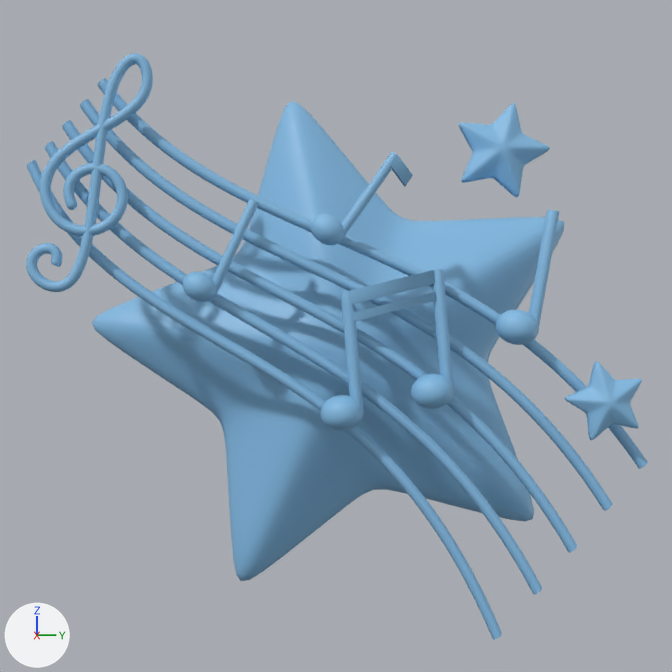
What one commit did to the Blender file public/blender/star.blend.
The view is the same before and after, from the file's camera 'Camera'. The lights are fixed; the arrows at lower left show +X, +Y and +Z.

The first picture shows 'clef', 'manuscript', 'note1', 'note2', 'note3', 'note4', 'star1', 'star2', 'star3'.
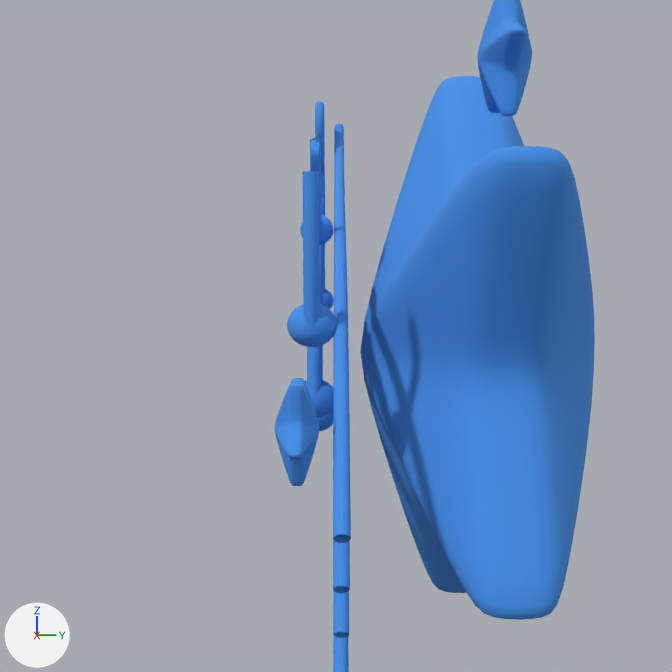
Where the change shows, as pixel boxes [x1, y1, x2, y2] in the pictures (672 x 672 px):
'star1', recoloured, moved, turned
    before: [92, 101, 564, 581]
    after: [360, 76, 595, 620]
'manuscript', deleted (blue)
    before: [27, 78, 648, 640]
'star2', recoloured, moved, turned
    before: [459, 103, 550, 197]
    after: [477, 0, 532, 116]
'clef', recoloured, moved, turned
    before: [26, 53, 153, 292]
    after: [315, 101, 325, 289]
'note1', recoloured, moved, turned
    before: [321, 269, 454, 430]
    after: [305, 260, 333, 431]
'manuscript4', added (blue)
    after: [333, 124, 351, 672]
'note2', recoloured
    both: [287, 171, 559, 347]
'star3', recoloured, moved, turned
    before: [564, 361, 642, 440]
    after: [274, 378, 319, 486]
'note3', recoloured, moved, turned
    before: [311, 152, 413, 245]
    after: [300, 138, 333, 245]
'note4', recoloured, moved, turned
    before: [183, 199, 259, 302]
    after: [319, 209, 334, 309]

Patch to the scene script:
```diff
--- a/public/blender/star.blend.py
+++ b/public/blender/star.blend.py
@@ mat_star @@
 mat_star = principled_material('star')
-mat_star.base_color = (0.238, 0.515, 0.799)  # blue #86bee7
+mat_star.base_color = (0.0648, 0.301, 0.871)  # blue #4895f0
@@ me_circle_003 @@
 me_circle_003.from_pydata(...)  # 22 vertices, 30 faces; spans x -4.53..-2.62, y 1.73..3.54, z -0.37..0.45
 # used by ob_star2; location = (-0.537, 0.132, -0.042); rotation_euler = (1.571, 1.527, 1.571), in degrees (90, 87, 90); scale = (0.191, 0.191, 0.191)
+# me_circle_003 part 1: the whole mesh is moved by (-0.02, -0.53, 0.43)
 me_circle_003.materials.append(mat_star)
@@ cu_nurbspath_003 @@
+cu_nurbspath_003 = bpy.data.curves.new('NurbsPath.003', 'CURVE')
+cu_nurbspath_003.dimensions = '3D'
+_sp = cu_nurbspath_003.splines.new('NURBS'); _sp.points.add(4)
+_sp.points.foreach_set('co', [-2.449, -0.196, -0.0182, 1.0, -1.449, -0.463, -0.0182, 1.0, -0.449, -0.252, -0.0182, 1.0, 0.551, 0.179, -0.0182, 1.0, 2.294, -0.34, -0.0182, 1.0])
+_sp.order_u = 5
+_sp.order_v = 0
+_sp.use_endpoint_u = True
+_sp = cu_nurbspath_003.splines.new('NURBS'); _sp.points.add(4)
+_sp.points.foreach_set('co', [-2.449, 0.235, -0.0182, 1.0, -1.449, 0.063, -0.0182, 1.0, -0.449, 0.348, -0.0182, 1.0, 0.551, 0.88, -0.0182, 1.0, 2.294, 0.523, -0.0182, 1.0])
+_sp.order_u = 5
+_sp.order_v = 0
+_sp.use_endpoint_u = True
+_sp = cu_nurbspath_003.splines.new('NURBS'); _sp.points.add(4)
+_sp.points.foreach_set('co', [-2.449, 0.0915, -0.0182, 1.0, -1.449, -0.112, -0.0182, 1.0, -0.449, 0.148, -0.0182, 1.0, 0.551, 0.646, -0.0182, 1.0, 2.294, 0.235, -0.0182, 1.0])
+_sp.order_u = 5
+_sp.order_v = 0
+_sp.use_endpoint_u = True
+_sp = cu_nurbspath_003.splines.new('NURBS'); _sp.points.add(4)
+_sp.points.foreach_set('co', [-2.449, -0.0523, -0.0182, 1.0, -1.449, -0.288, -0.0182, 1.0, -0.449, -0.0523, -0.0182, 1.0, 0.551, 0.413, -0.0182, 1.0, 2.294, -0.0523, -0.0182, 1.0])
+_sp.order_u = 5
+_sp.order_v = 0
+_sp.use_endpoint_u = True
+_sp = cu_nurbspath_003.splines.new('NURBS'); _sp.points.add(4)
+_sp.points.foreach_set('co', [-2.462, -0.331, -0.0182, 1.0, -1.449, -0.711, -0.0182, 1.0, -0.353, -0.351, -0.0182, 1.0, 0.559, -0.0193, -0.0182, 1.0, 2.281, -0.659, -0.0182, 1.0])
+_sp.order_u = 5
+_sp.order_v = 0
+_sp.use_endpoint_u = True
+cu_nurbspath_003.materials.append(mat_star)  # blue #4895f0
+cu_nurbspath_003.use_path = True
+cu_nurbspath_003.bevel_depth = 0.03
+cu_nurbspath_003.fill_mode = 'FULL'
@@ ob_clef @@
 ob_clef = bpy.data.objects.new('clef', me_nurbspath)
-ob_clef.location = (-0.024, -0.722, 0.513)
-ob_clef.rotation_euler = (-1.571, 1.222, -1.571)  # degrees (-90, 70, -90)
+ob_clef.location = (-0.718, -0.059, 0.513)
+ob_clef.rotation_euler = (-1.571, 1.222, -3.142)  # degrees (-90, 70, -180)
 ob_clef.scale = (0.233, 0.233, 0.233)
@@ ob_star1 @@
 ob_star1 = bpy.data.objects.new('star1', me_circle_002)
-ob_star1.location = (-0.593, 0.028, -0.046)
-ob_star1.rotation_euler = (1.571, 1.047, 1.571)  # degrees (90, 60, 90)
+ob_star1.location = (0.032, 0.51, -0.046)
+ob_star1.rotation_euler = (1.571, 1.047, 0.0)  # degrees (90, 60, 0)
 ob_star1.scale = (0.96, 0.96, 0.96)
@@ ob_star2 @@
 ob_star2 = bpy.data.objects.new('star2', me_circle_003)
-ob_star2.location = (-0.537, 0.132, -0.042)
-ob_star2.rotation_euler = (1.571, 1.527, 1.571)  # degrees (90, 87, 90)
+ob_star2.location = (0.106, 0.513, 0.0)
+ob_star2.rotation_euler = (1.571, 1.527, 0.0)  # degrees (90, 87, 0)
 ob_star2.scale = (0.191, 0.191, 0.191)
@@ ob_note1 @@
 ob_note1 = bpy.data.objects.new('note1', me_cylinder_003)
-ob_note1.location = (-0.025, 0.049, -0.049)
-ob_note1.rotation_euler = (0.0873, 0.0, 0.0)  # degrees (5, 0, 0)
+ob_note1.location = (0.052, -0.058, -0.049)
+ob_note1.rotation_euler = (0.0873, 0.0, -1.571)  # degrees (5, 0, -90)
 ob_note1.scale = (0.0374, 0.0374, 0.371)
@@ ob_note3 @@
 ob_note3 = bpy.data.objects.new('note3', me_cylinder_007)
-ob_note3.location = (-0.025, 0.092, 0.422)
-ob_note3.rotation_euler = (-0.611, 0.0, 0.0)  # degrees (-35, 0, 0)
+ob_note3.location = (0.095, -0.058, 0.422)
+ob_note3.rotation_euler = (-0.611, 0.0, -1.571)  # degrees (-35, 0, -90)
 ob_note3.scale = (0.0312, 0.0312, 0.309)
@@ ob_note4 @@
 ob_note4 = bpy.data.objects.new('note4', me_cylinder_008)
-ob_note4.location = (-0.025, -0.313, 0.268)
-ob_note4.rotation_euler = (-0.436, 0.0, 0.0)  # degrees (-25, 0, 0)
+ob_note4.location = (-0.31, -0.058, 0.268)
+ob_note4.rotation_euler = (-0.0224, 0.0, -1.571)  # degrees (-1.3, 0, -90)
 ob_note4.scale = (0.0312, 0.0312, 0.309)
@@ ob_manuscript @@
-ob_manuscript = bpy.data.objects.new('manuscript', cu_nurbspath_006)
@@ ob_star3 @@
 ob_star3 = bpy.data.objects.new('star3', me_circle_005)
-ob_star3.location = (-0.013, 0.81, -0.196)
-ob_star3.rotation_euler = (1.571, 2.266, 1.571)  # degrees (90, 130, 90)
+ob_star3.location = (0.814, -0.07, -0.196)
+ob_star3.rotation_euler = (1.571, 1.936, 0.0)  # degrees (90, 111, 0)
 ob_star3.scale = (0.134, 0.134, 0.134)
@@ ob_manuscript4 @@
+ob_manuscript4 = bpy.data.objects.new('manuscript4', cu_nurbspath_003)
+ob_manuscript4.location = (-0.001, 0.001, 0.0)
+ob_manuscript4.rotation_euler = (1.571, 0.698, 0.0)  # degrees (90, 40, 0)
+ob_manuscript4.scale = (0.432, 0.59, 0.59)
```
